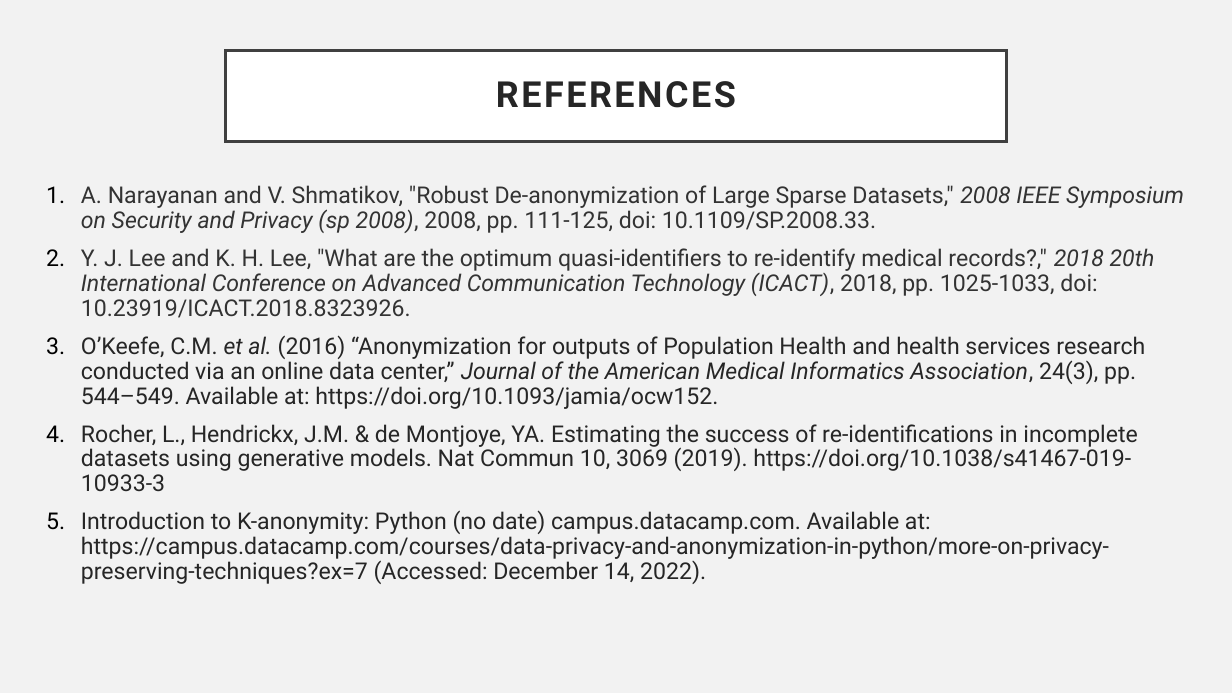
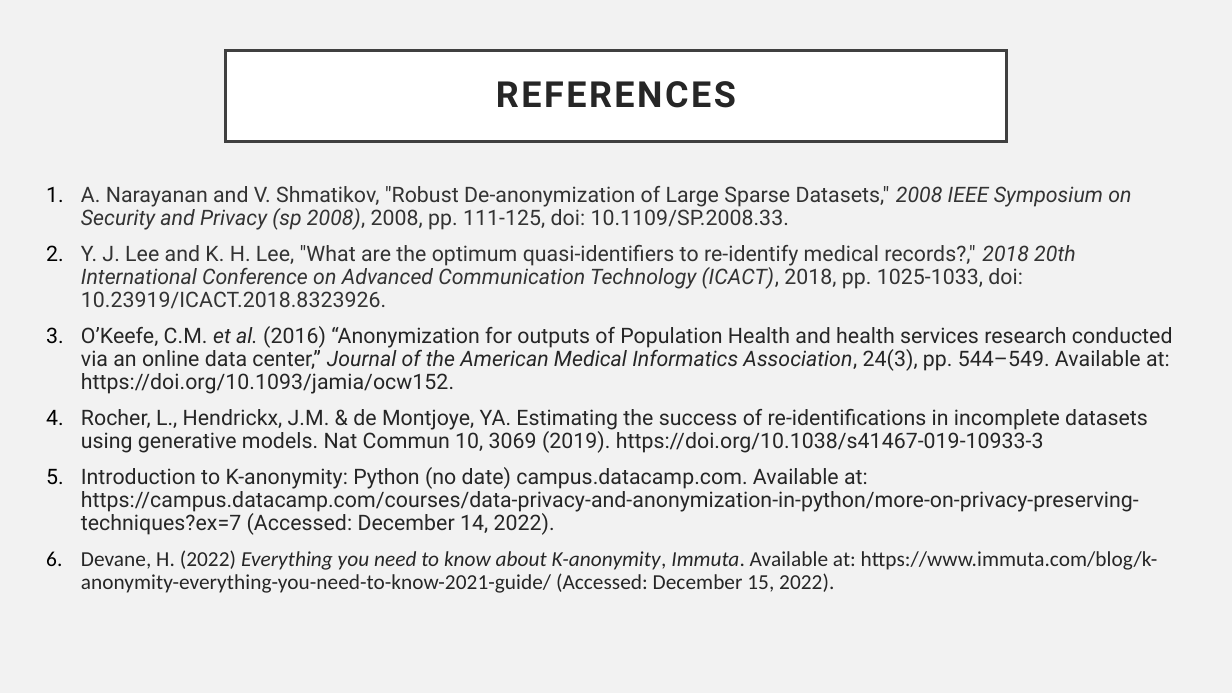
Before and after one commit to rictoo/DataAnonymisation-CDM, a slide deck: slide 16 of Supporting_material/CDM_CW2.pptx. Drawn at 1232x693 pixels with LibreOffice and Linux fonts; fonts in the diff are those of the drawing. Boxes give left, top, right and bottom in pixels: in the first picture for what was removed or moved away, otherwise in the second. Text is boxed around its words. In the diff, an @@ line names an element or a change of style, - is before the commit and + after.

```diff
--- a/Supporting_material/CDM_CW2.pptx
+++ b/Supporting_material/CDM_CW2.pptx
@@ text at <box>81,186,1173,535</box>: size 18 to 16.6 pt in "A. Narayanan and V. Shmatikov, "Robust De-anonymization ...", "Y. J. Lee and K. H. Lee, ...", "O’Keefe, C.M. et al. (2016) “Anonymization for ...", "Rocher, L., Hendrickx, J.M. & de Montjoye, ..." and 1 more places @@
@@ text at <box>81,550,1158,593</box>: paragraph added @@
+6. Devane, H. (2022) Everything you need to know about K-anonymity, Immuta. Available at: https://www.immuta.com/blog/k-anonymity-everything-you-need-to-know-2021-guide/ (Accessed: December 15, 2022).
```
Also in this commit, not shown: 5 other slides changed.
